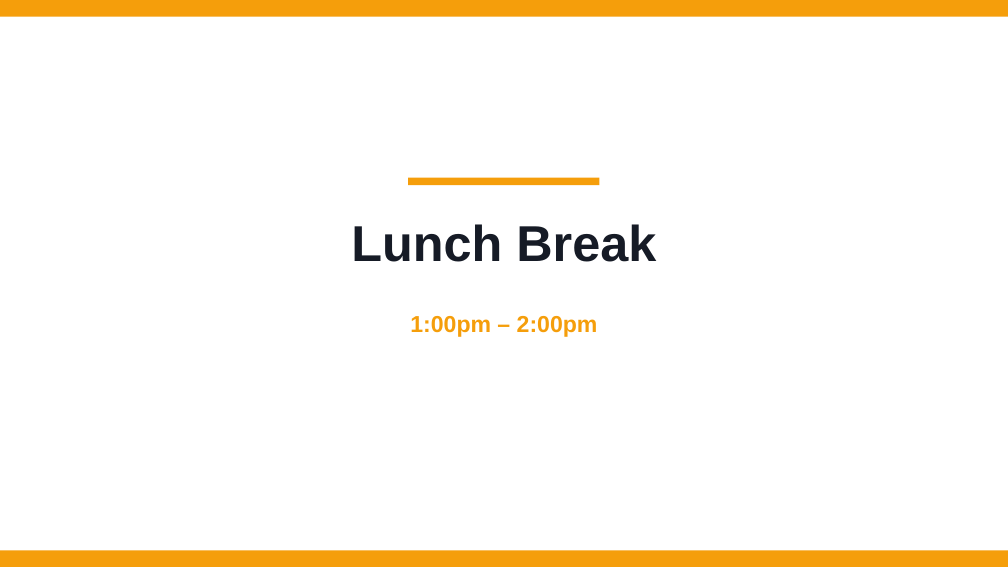
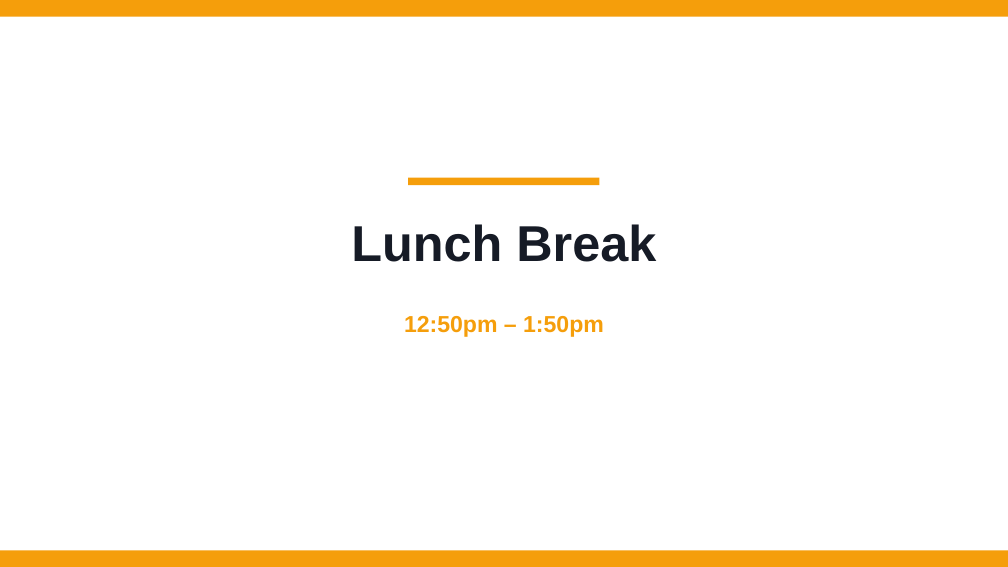
Before and after one commit to tertiarycourses/TGS-2025056191-Improve-Your-Business-with-Excellent-Customer-Service, a slide deck: slide 56 of courseware/Improve Your Business with Excellent Customer Service-v2.0.pptx. Drawn at 1008x567 pixels with LibreOffice and Linux fonts; fonts in the diff are those of the drawing. Boxes give left, top, right and bottom in pixels: in the first picture for what was removed or moved away, otherwise in the second. Text is boxed around its words. In the diff, an @@ line names an element or a change of style, - is before the commit and + after.

```diff
--- a/courseware/Improve Your Business with Excellent Customer Service-v2.0.pptx
+++ b/courseware/Improve Your Business with Excellent Customer Service-v2.0.pptx
@@ text at (404,316,604,337): text changed @@
-1:00pm – 2:00pm
+12:50pm – 1:50pm
```
Also in this commit, not shown: 20 other slides changed, 32 other files.
